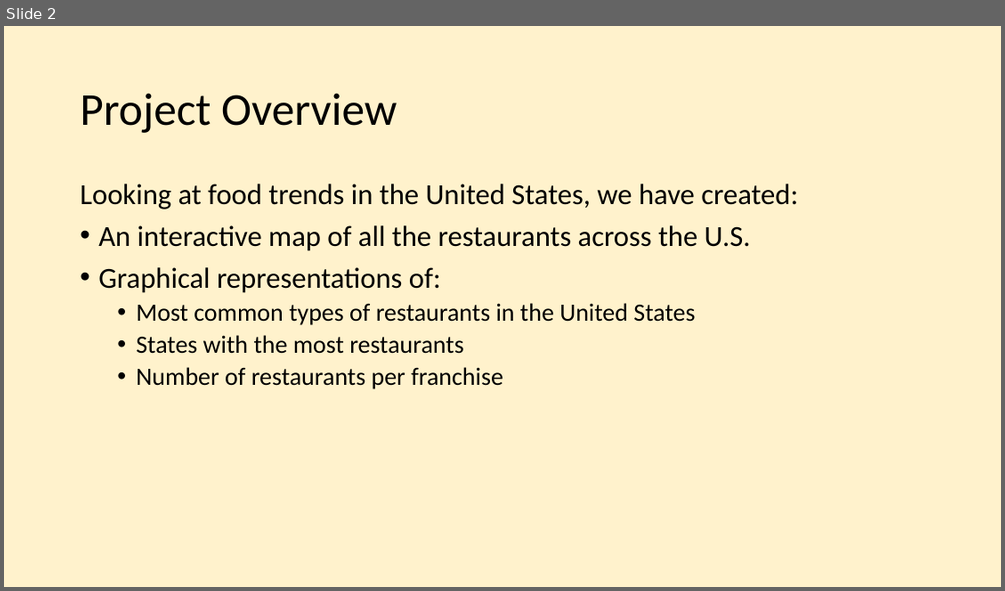
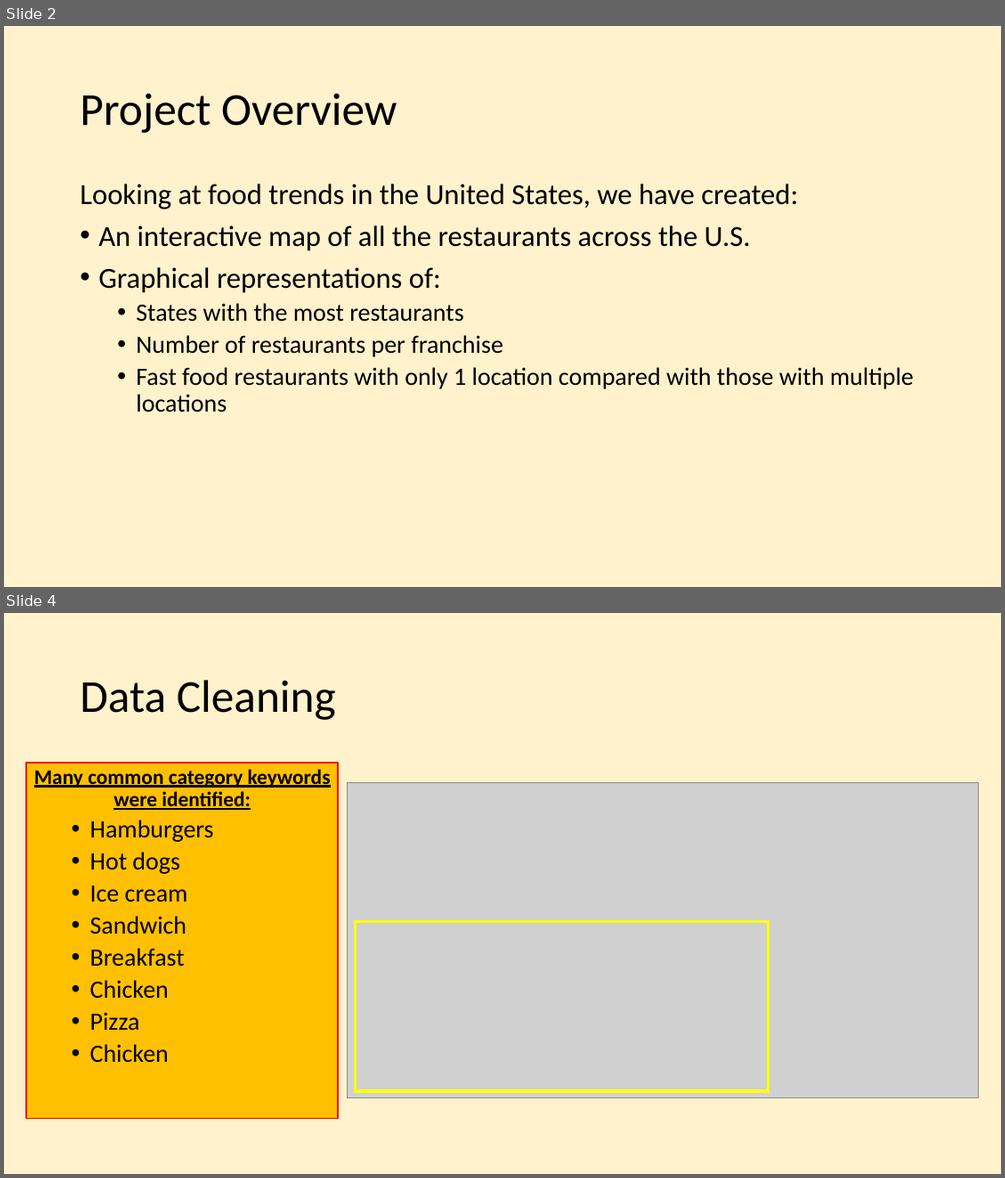
Before and after one commit to teresanttruong/M16-project-3-RTT, a slide deck: restaurants_presentation.pptx. Shown one above the other, each under a label of ours: slide 2 before the commit, slides 2 and 4 after it; the slides between them are not shown. The pictures are 1005x591 and 1005x1178 pixels, drawn with LibreOffice and Linux fonts; fonts in the diff are those of the drawing; grey boxes stand for pictures. Boxes give left, top, right and bottom in pixels: in the first picture for what was removed or moved away, otherwise in the second. Text is boxed around its words. In the diff, an @@ line names an element or a change of style, - is before the commit and + after.

```diff
--- a/restaurants_presentation.pptx
+++ b/restaurants_presentation.pptx
@@ slide 4 added at (x1=4, y1=613, x2=1001, y2=1174), background #FFF2CC @@
@@ title added at (x1=80, y1=680, x2=336, y2=720), 44 pt, text #000000 @@
+Data Cleaning
@@ text added at (x1=26, y1=763, x2=339, y2=1119), fill #FFC000, outline #FF0000 1.5 pt, 24 pt, text #000000 @@
+Many common category keywords were identified:
+  • Hamburgers
+  • Hot dogs
+  • Ice cream
+  • Sandwich
+  • Breakfast
+  • Chicken
+  • Pizza
+  • Chicken
@@ picture added at (x1=348, y1=783, x2=979, y2=1097) @@
@@ rectangle added at (x1=356, y1=921, x2=769, y2=1091), outline #FFFF00 3 pt @@
@@ slide 2 changed as well @@
@@ text at (x1=136, y1=303, x2=695, y2=325): paragraph removed @@
-  • Most common types of restaurants in the United States
@@ text at (x1=136, y1=367, x2=914, y2=412): paragraph added @@
+  • Fast food restaurants with only 1 location compared with those with multiple locations
```
Also in this commit, not shown: 3 other slides changed, 3 other slides added, 6 slides removed, 2 other files.
